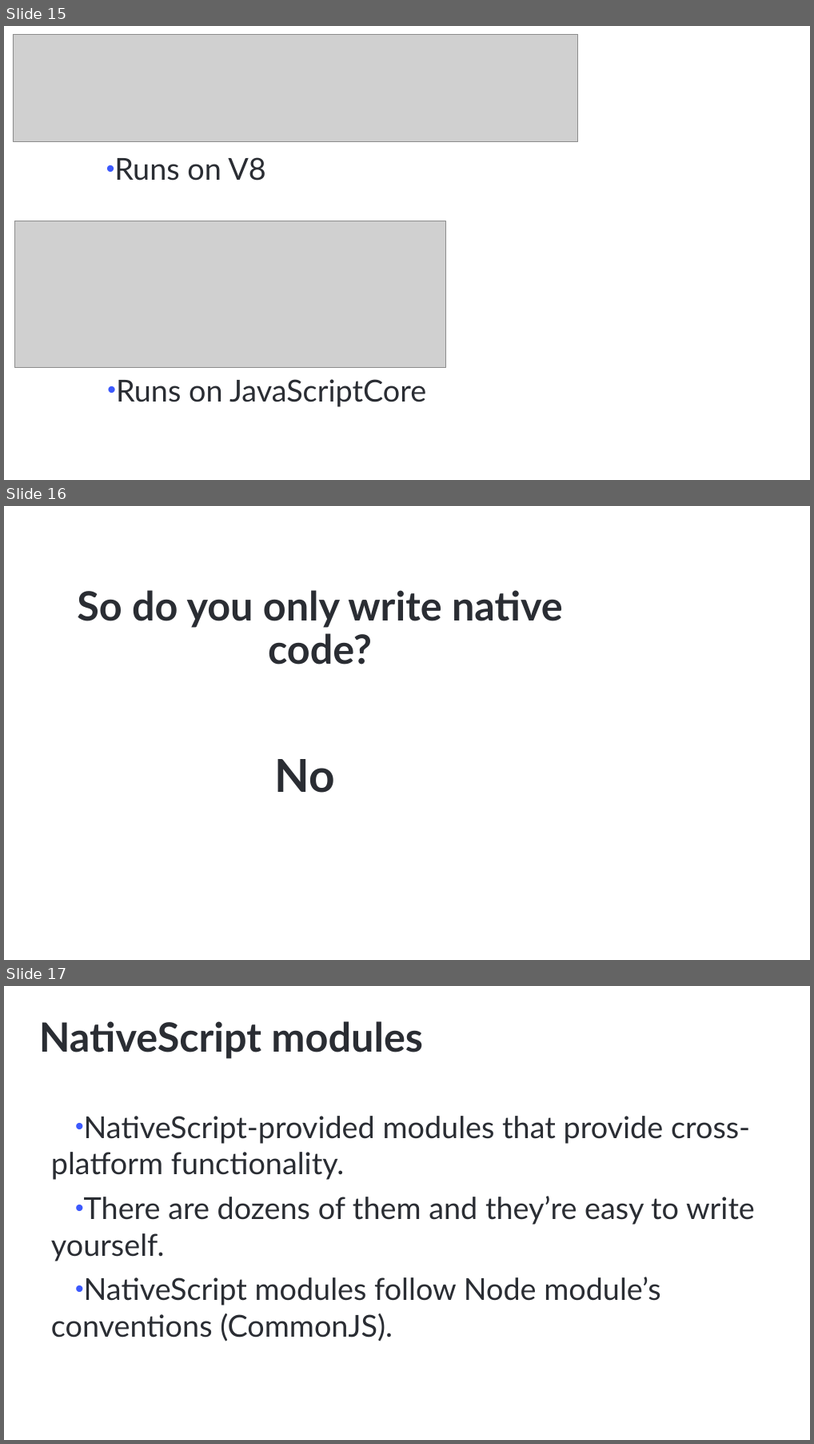
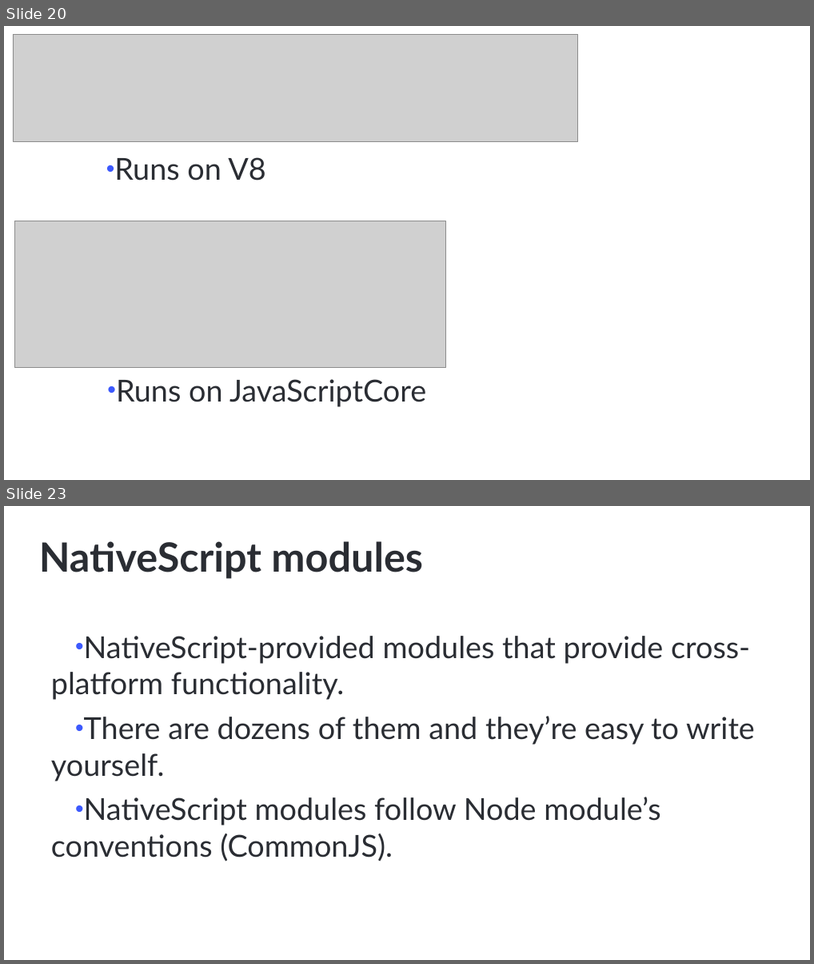
Before and after one commit to NativeScript/NativeScript-NEXT-Workshop, a slide deck: slides/1-Intro/intro.pptx. Shown one above the other, each under a label of ours: slides 15, 16 and 17 before the commit, slides 20 and 23 after it; the slides between them are not shown. The pictures are 814x1444 and 814x964 pixels, drawn with LibreOffice and Linux fonts; fonts in the diff are those of the drawing; grey boxes stand for pictures; background and template pictures are left out. Boxes give left, top, right and bottom in pixels: in the first picture for what was removed or moved away, otherwise in the second. Text is boxed around its words. In the diff, an @@ line names an element or a change of style, - is before the commit and + after.

```diff
--- a/slides/1-Intro/intro.pptx
+++ b/slides/1-Intro/intro.pptx
@@ slide 16 removed at [4, 506, 810, 960], background #FFFFFF @@
@@ title removed at [77, 590, 563, 664] @@
-So do you only write native code?
@@ text removed at [275, 759, 335, 792] @@
-No
@@ what was slide 15 is now slide 20 @@
@@ what was slide 17 is now slide 23 @@
```
Also in this commit, not shown: 4 slides changed, 11 slides added, 2 other slides removed, 1 other file.
